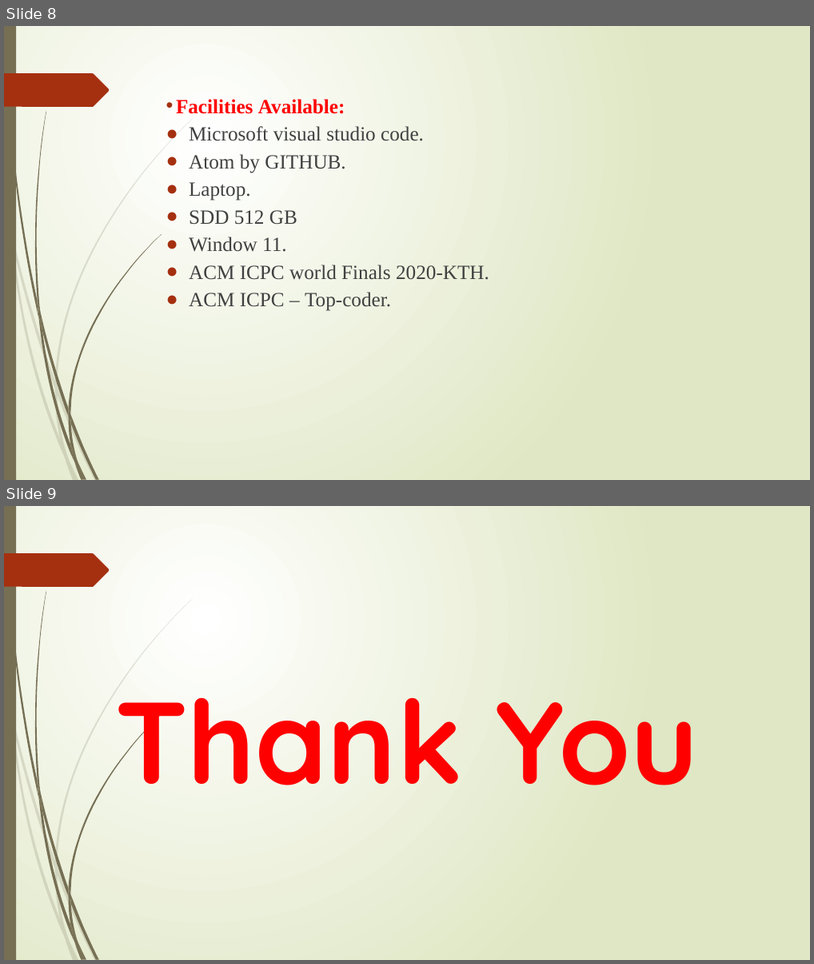
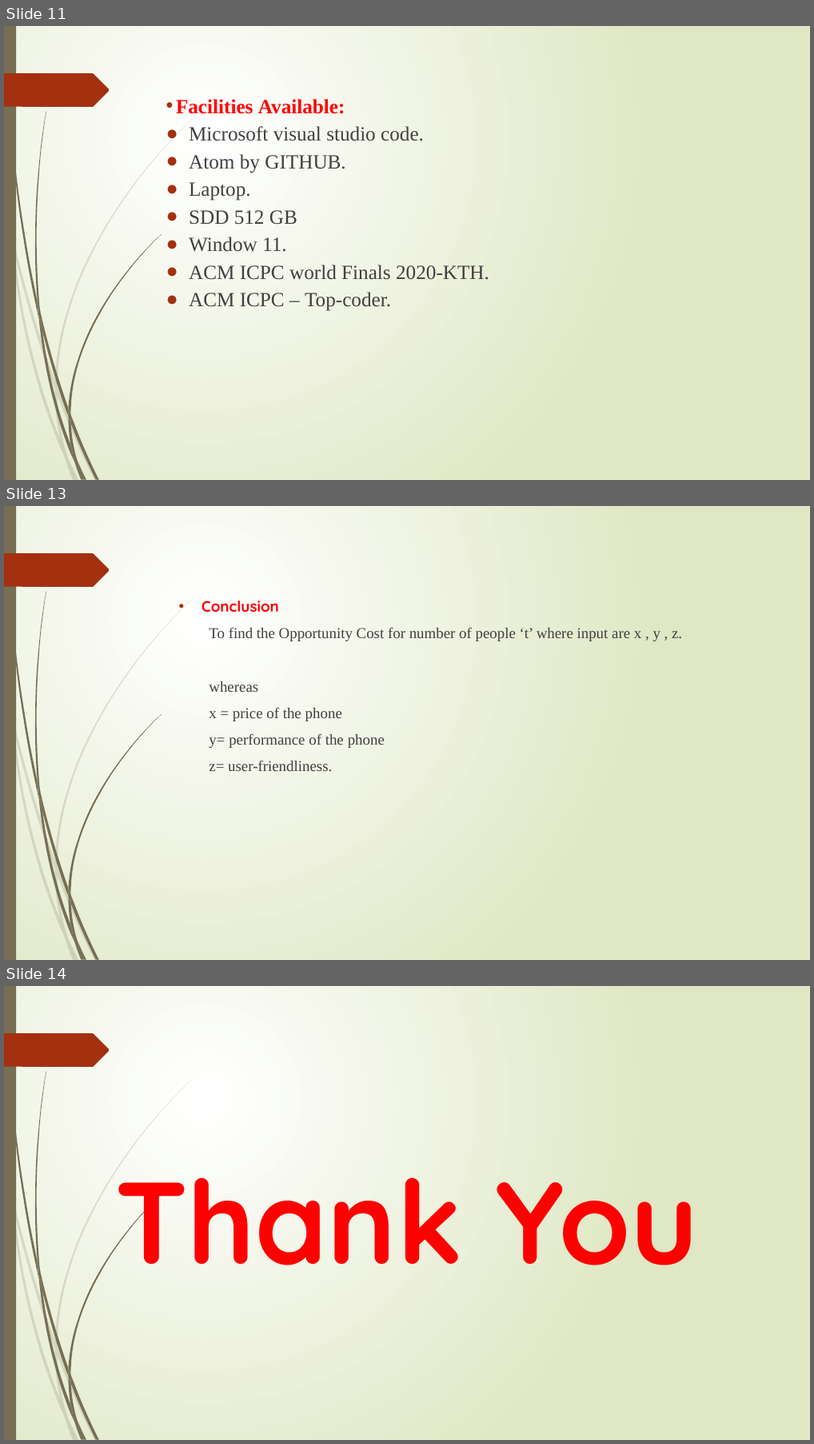
Before and after one commit to shantu03/trial, a slide deck: MINI Project PPT.pptx. Shown one above the other, each under a label of ours: slides 8 and 9 before the commit, slides 11, 13 and 14 after it; the slides between them are not shown. The pictures are 814x964 and 814x1444 pixels, drawn with LibreOffice and Linux fonts; fonts in the diff are those of the drawing. Boxes give left, top, right and bottom in pixels: in the first picture for what was removed or moved away, otherwise in the second. Text is boxed around its words. In the diff, an @@ line names an element or a change of style, - is before the commit and + after.

```diff
--- a/MINI Project PPT.pptx
+++ b/MINI Project PPT.pptx
@@ slide 13 added at [4,506,810,960], background gradient #FFFFFF to #DFE8C4; not listed: 24 template elements that a slide beside it also shows @@
@@ text added at [202,600,682,771], 18 pt, text #404040 @@
+• Conclusion
+To find the Opportunity Cost for number of people ‘t’ where input are x , y , z.
+whereas
+x = price of the phone
+y= performance of the phone
+z= user-friendliness.
@@ what was slide 8 is now slide 11 @@
@@ what was slide 9 is now slide 14 @@
```
Also in this commit, not shown: 2 slides changed, 6 other slides added, 2 slides removed, 3 other files.
